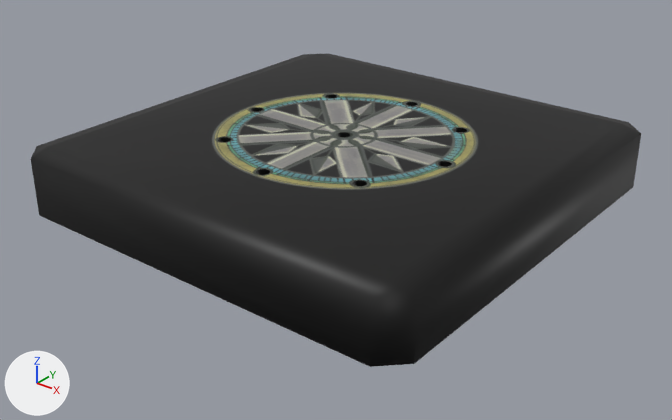
The Blender file AdvancedGamedev-Minimax/Assets/Meshes/Board/rotaboard.blend as it was, and as the next commit left it.
Both versions are drawn from a 50 mm lens placed at (2.26, -2.88, 1.57), pointed at (0.02, -0.08, -0.16). Lighting does not change. The marker at lower left points along +X, +Y and +Z.
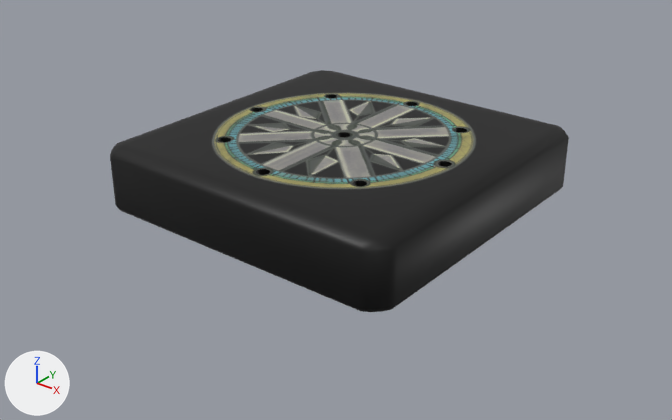
Diff of the bpy script that builds the scene:
```diff
--- a/AdvancedGamedev-Minimax/Assets/Meshes/Board/rotaboard.blend.py
+++ b/AdvancedGamedev-Minimax/Assets/Meshes/Board/rotaboard.blend.py
@@ me_cube @@
 # used by ob_cube; location = (0.0, 0.0, 0.0)
-me_cube.from_pydata(...)  # 312 vertices, 206 faces; spans x -0.95..0.95, y -0.95..0.95, z -0.15..0.15
+me_cube.from_pydata(...)  # 384 vertices, 278 faces; spans x -0.72..0.72, y -0.72..0.72, z -0.15..0.15
+# me_cube part 1
+# 20 vertices are removed from x -0.95..0.95, y -0.95..0.95, z -0.15..0.13
+# 25 faces are deleted
+# 4 vertices move from x -0.85..0.85, y -0.85..0.85, z 0.15 to x -0.63..0.63, y -0.63..0.63, z 0.15
+# 66 vertices are added at x -0.72..0.72, y -0.72..0.72, z -0.15..0.14
+# 16 new vertices lie (0.0, 0.0, 0.22) away from vertices in x -0.72..0.72, y -0.72..0.72, z -0.11
+# 10 new vertices lie (1.26, 0.0, 0.0) away from vertices in x -0.63, y -0.71..0.71, z -0.15..0.14
+# 97 new faces join them
+# me_cube part 2: 28 kept faces spanning x -0.63..0.63, y -0.63..0.63, z 0.15 get new texture (UV) coordinates
 me_cube.materials.append(mat_material)
```

Changed parts and their boxes (x1, y1, x2, y2) in the pictures (672 x 420 px):
'Cube', reshaped (25% narrower, 23% shorter)
    before: (31, 54, 641, 367)
    after: (110, 70, 569, 312)
part 1 of me_cube, built on
    before: (31, 54, 641, 367)
    after: (110, 70, 569, 312)
part 2 of me_cube, surface changed
    both: (222, 96, 464, 185)
